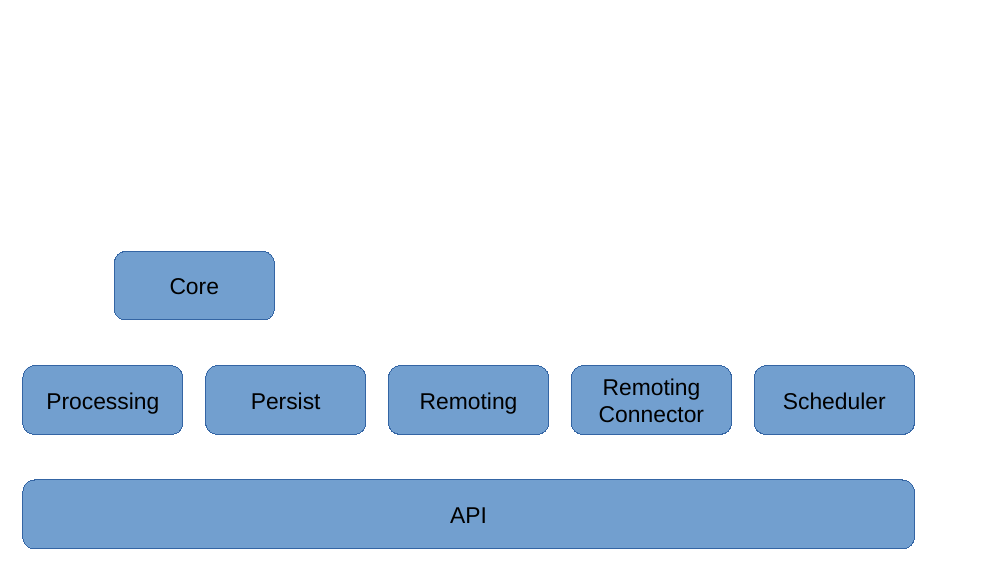
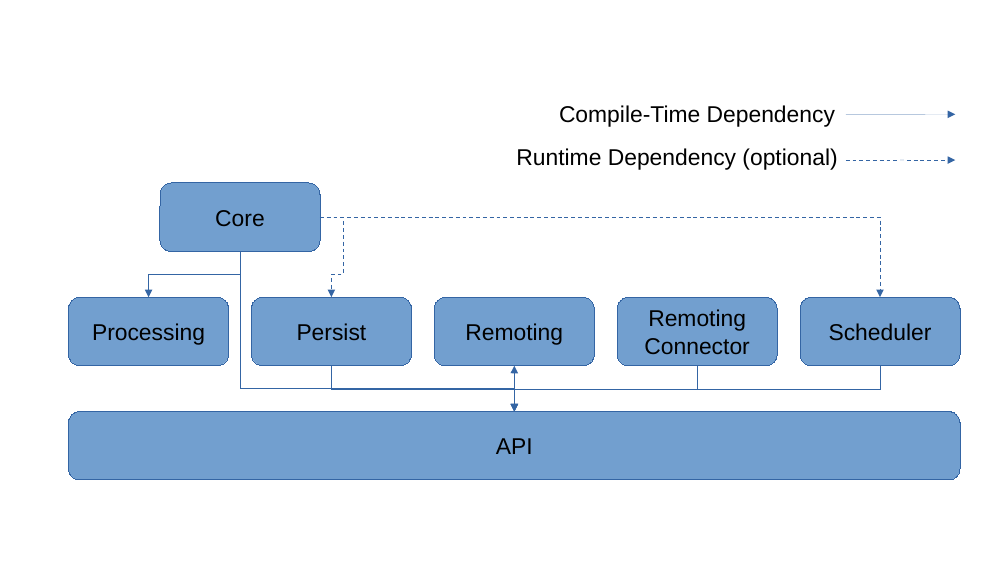
Before and after one commit to dariol83/reatmetric, a slide deck: slide 1 of docs/Drawings.odp. Drawn at 1008x567 pixels with LibreOffice and Linux fonts; fonts in the diff are those of the drawing. Boxes give left, top, right and bottom in pixels: in the first picture for what was removed or moved away, otherwise in the second. Text is boxed around its words. In the diff, an @@ line names an element or a change of style, - is before the commit and + after.

```diff
--- a/docs/Drawings.odp
+++ b/docs/Drawings.odp
@@ text added at (559,105,835,127), 18 pt, text #000000 @@
+Compile-Time Dependency
@@ arrow added from (846, 114) to (956, 114), #3465A4 0 pt @@
@@ text added at (516,148,837,170), 18 pt, text #000000 @@
+Runtime Dependency (optional)
@@ arrow added from (846, 160) to (956, 160), #3465A4 0 pt dashed @@
@@ elbow arrow added from (320, 217) to (332, 297), #3465A4 0 pt dashed @@
@@ elbow arrow added from (320, 217) to (881, 297), #3465A4 0 pt dashed @@
@@ elbow arrow added from (241, 252) to (148, 297), #3465A4 0 pt @@
@@ elbow arrow added from (240, 252) to (515, 412), #3465A4 0 pt @@
@@ 7 rounded rectangles: place and size @@
-7 rounded rectangles at (23,252,915,549)
+7 rounded rectangles at (69,183,960,480)
@@ elbow arrow added from (331, 366) to (515, 412), #3465A4 0 pt @@
@@ elbow arrow added from (514, 412) to (515, 366), #3465A4 0 pt @@
@@ elbow arrow added from (698, 366) to (514, 412), #3465A4 0 pt @@
@@ elbow arrow added from (881, 366) to (514, 412), #3465A4 0 pt @@
```
Also in this commit, not shown: 2 other files.
